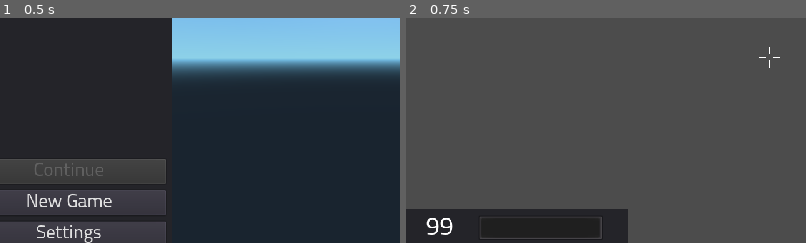
Above: before the commit, frames 1-2 (left to right).
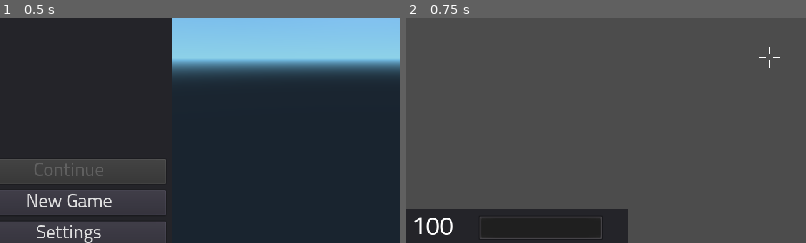
Above: after the commit, the same moments.

Repository: duckinator/keress
Game: Godot game, scene res://menus/Main_Menu.tscn
Same seed, same stepped clock (60 frames per second), same inputs: the game is played once before the commit and once after it.
Inputs:
- Up to frame 1 (0.5 s): no input
- Up to frame 2 (0.75 s): click "New Game" at 0.5 s
The pictures show only the part of the screen within x 4-54%, y 41-91%; the shares and areas given below are measured in that part.

Frame 1 is identical in both runs. In frame 2, 0.2% of the frame differs, in the area x 2-12%, y 88-97%.

Commit message:
start with 100% health; take fall damage

Diff:
--- a/src/player/Player.gd
+++ b/src/player/Player.gd
@@ -1,4 +1,6 @@
 extends KinematicBody
+
+var fall_damage_enabled = true
 
 const GRAVITY = -100
 const MAX_SPEED = 80
@@ -13,7 +15,7 @@
 var dir = Vector3(0, 0, 0)
 
 const MAX_HEALTH = 100
-var health = -1
+var health = 0
 
 var current_weapon = 0
 var changing_weapon
@@ -101,7 +103,10 @@
 	hvel = hvel.linear_interpolate(target, accel * delta)
 	vel.x = hvel.x
 	vel.z = hvel.z
+	var old_vel = vel
 	vel = move_and_slide(vel, Vector3(0, 1, 0), false, 4, deg2rad(MAX_SLOPE_ANGLE))
+
+	process_fall_damage(old_vel, vel)
 
 func process_changing_weapons(delta):
 	pass
@@ -114,6 +119,15 @@
 
 func process_respawn(delta):
 	pass
+
+func process_fall_damage(old_vel, vel):
+	# If we're going down faster than we can jump up, take damage.
+	if fall_damage_enabled and old_vel.y < -JUMP_SPEED and vel.y >= -1:
+		var tmp = int(ceil(old_vel.y / 10))
+		tmp -= tmp % 5
+		if tmp <= -5:
+			print("Fall damage: " + str(tmp))
+			adjust_health(tmp)
 
 func _input(event):
 	if is_dead:
@@ -148,7 +162,7 @@
 	#		pass # Change weapons
 
 func adjust_health(diff):
-	health = clamp(health + diff, 0, MAX_HEALTH)
+	health = floor(clamp(health + diff, 0, MAX_HEALTH))
 	update_hud()
 
 func update_hud():
